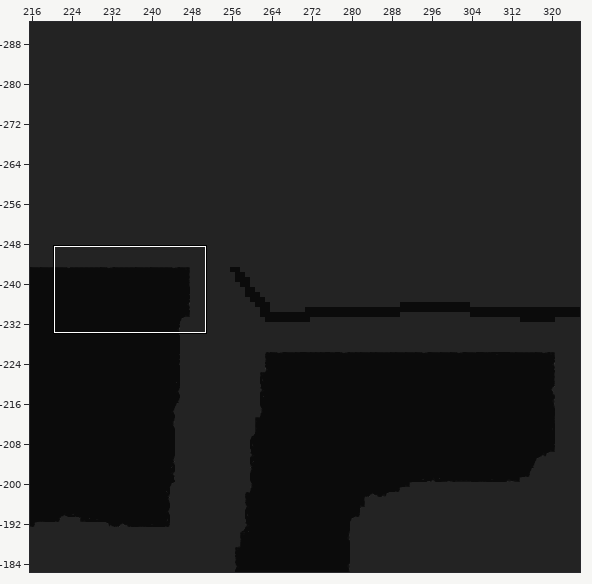
Level history. Tiled map: Assets/SuperTiled2Unity/Import/Overworld.tmx. The picture above shows the old version from afar; the outline marks the close-up.
Close-up. Earlier state:
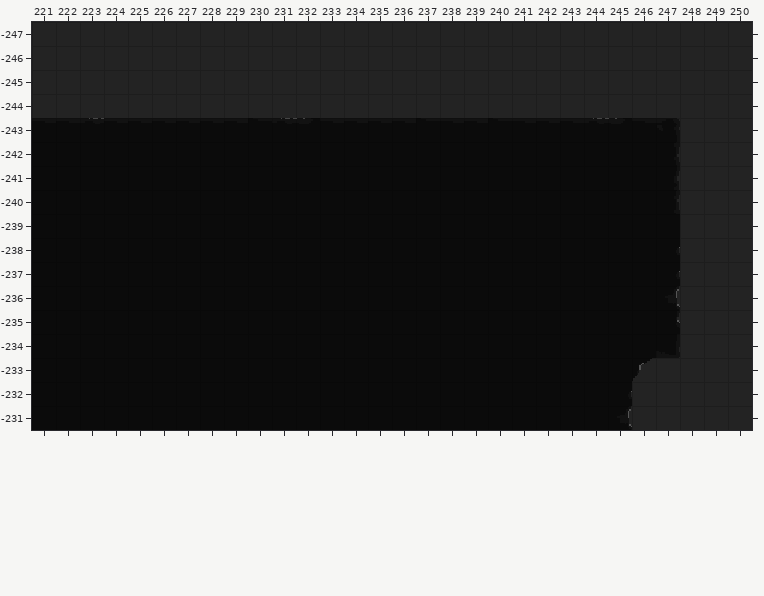
Cells are 16x16 px. Shown: x 221..250, y -247..-231. The commit also changed other parts of the map, which this record leaves out.
And afterwards:
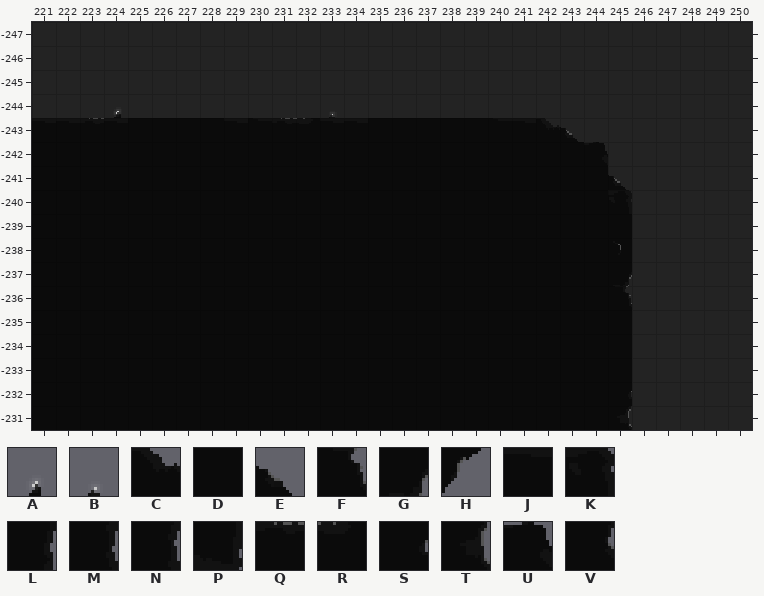
Key: from "Overworld'sTileSet": A 24, B 26; from "Updated Dark Basic Set": C 4 turned 180, D 12, E 22, F 46 turned 270, G 47 turned 270, H 67, J 200, K 201, L 221 flipped left-right, M 223, N 223 flipped up-down, P 245, Q 287, R 288, S 291, T 313, U 331 flipped up-down, V 335.
_ is an empty cell.
Tiles replaced or removed in this view: D, H, J, K, L, M, N, P, Q, R, S, T, V.
The edit:
Changed rows in their new state; . is an unchanged cell.
Layer "BackGround_1":
first column x 224:
-244 A........B
Layer "Ground with Collider_0":
first column x 242:
-243 CE____
-242 ..U___
-241 ...E__
-240 ....__
-239 ....__
-238 ....__
-237 ...G__
-236 ...F__
-235 ....__
-234 ....__
-233 ...._.
Boxes around the changes in both close-ups, in picture pixels (x1, y1, x2, y2):
added: (114, 109, 121, 118)
added: (329, 112, 335, 118)
changed: (545, 118, 680, 381)
